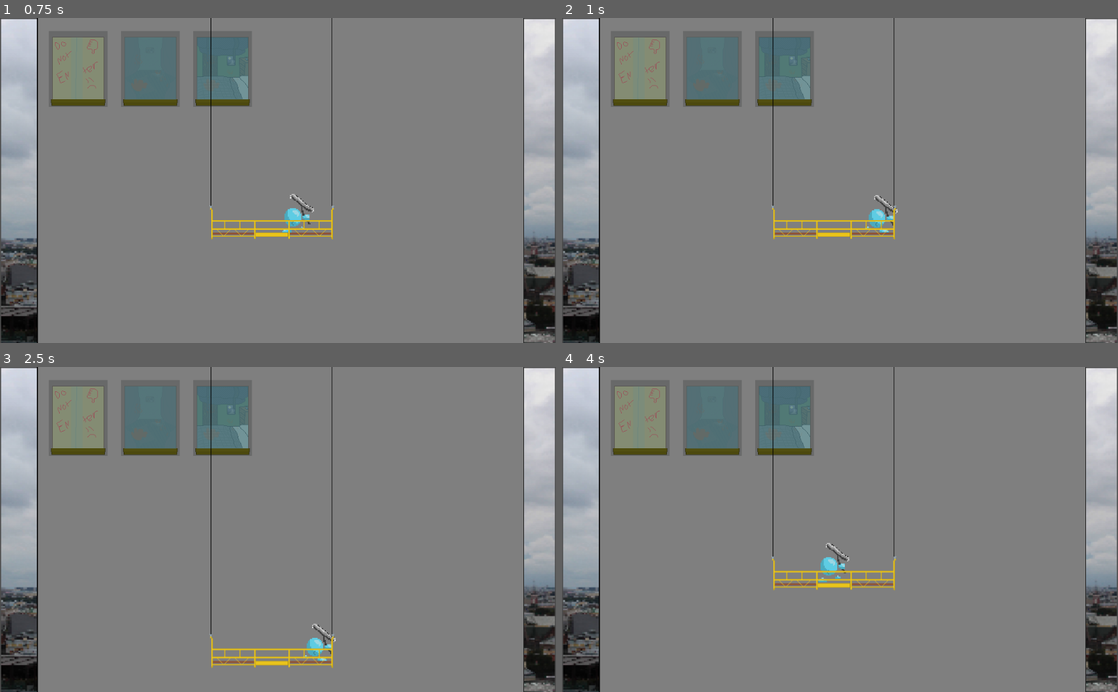
Above: before the commit, frames 1-4 (two rows, left to right).
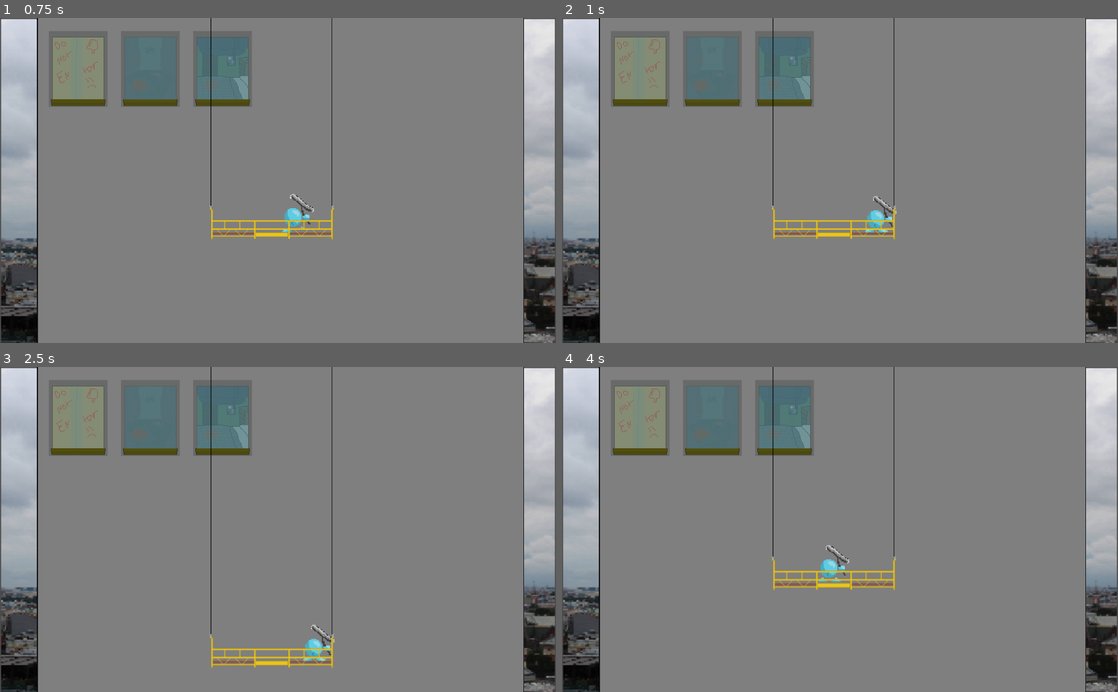
Above: after the commit, the same moments.

Repository: mbowerman828/Game-Jam-1
Game: Godot game, scene res://Scenes/Test.tscn
Same seed, same stepped clock (60 frames per second), same inputs: the game is played once before the commit and once after it.
Inputs:
- Up to frame 1 (0.75 s): tap Enter at 0.5 s; hold D (Move_Character_Right) from 0.53 s (still down); tap Space (Wipe) at 0.6 s
- Up to frame 2 (1 s): keep holding D (Move_Character_Right)
- Up to frame 3 (2.5 s): release D (Move_Character_Right) at 1.28 s; hold Down (Move_Lift_Down) 1.28-2.03 s; tap Space (Wipe) at 1.35, 2.1 s; hold D (Move_Character_Right) from 2.03 s (still down)
- Up to frame 4 (4 s): release D (Move_Character_Right) at 2.78 s; hold Up (Move_Lift_Up) 2.78-3.53 s; tap Space (Wipe) at 2.85, 3.6 s; hold A (Move_Character_Left) from 3.53 s (still down)

Frame 1 is identical in both runs. In frame 2, 0.2% of the frame differs, in the area x 54-61%, y 54-67%; in frame 3, 0.2%; in frame 4, 0.2%, in the area x 46-52%, y 54-67%.

Commit message:
Added Wipe Animation

Diff:
--- a/Scenes/Player.tscn
+++ b/Scenes/Player.tscn
@@ -78,7 +78,7 @@
 "frames": [ SubResource( 8 ), SubResource( 9 ), SubResource( 10 ), SubResource( 11 ) ],
 "loop": false,
 "name": "Wiping",
-"speed": 5.0
+"speed": 10.0
 } ]
 
 [sub_resource type="RectangleShape2D" id=19]
--- a/Scripts/Player.gd
+++ b/Scripts/Player.gd
@@ -79,6 +79,11 @@
 		if Input.is_action_just_released("Move_Character_Left"):
 			$AnimatedSprite.play("Idle")
 		if Input.is_action_just_released("Move_Character_Right"):
+			if $AnimatedSprite.play("Wiping") != true:
+				$AnimatedSprite.play("Idle")
+
+
+		if Input.is_action_just_released("Wipe"):
 			$AnimatedSprite.play("Idle")
 
 
@@ -86,7 +91,9 @@
 	var overlappingArray = $WipeArea.get_overlapping_areas()
 	if overlappingArray.size() > 0:
 		overlappingArray.front().set_to_clean()
+		$AnimatedSprite.play("Wiping")
 	else:
+		$AnimatedSprite.play("Idle")
 		print("Add failed to clean animation maybe")
 
 
